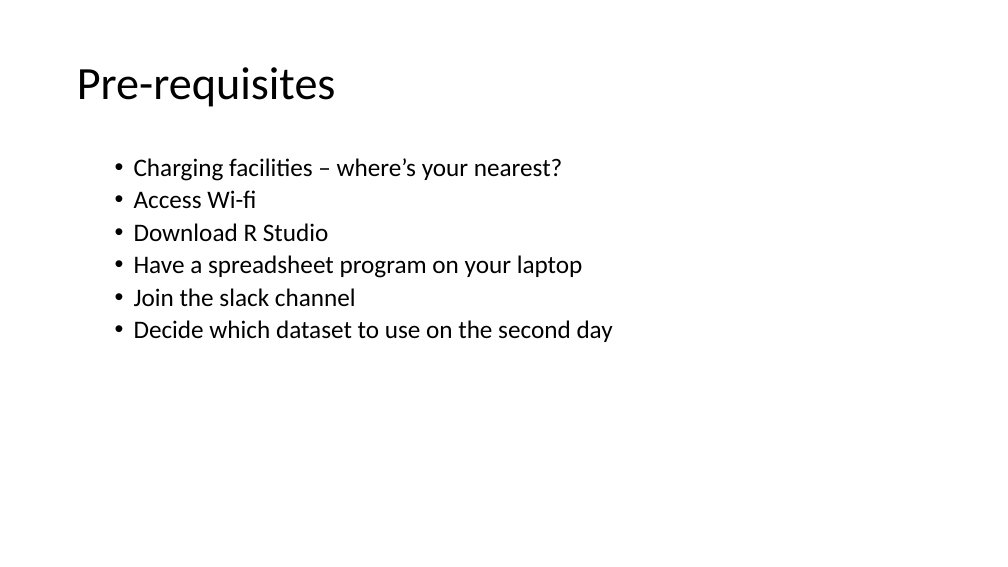
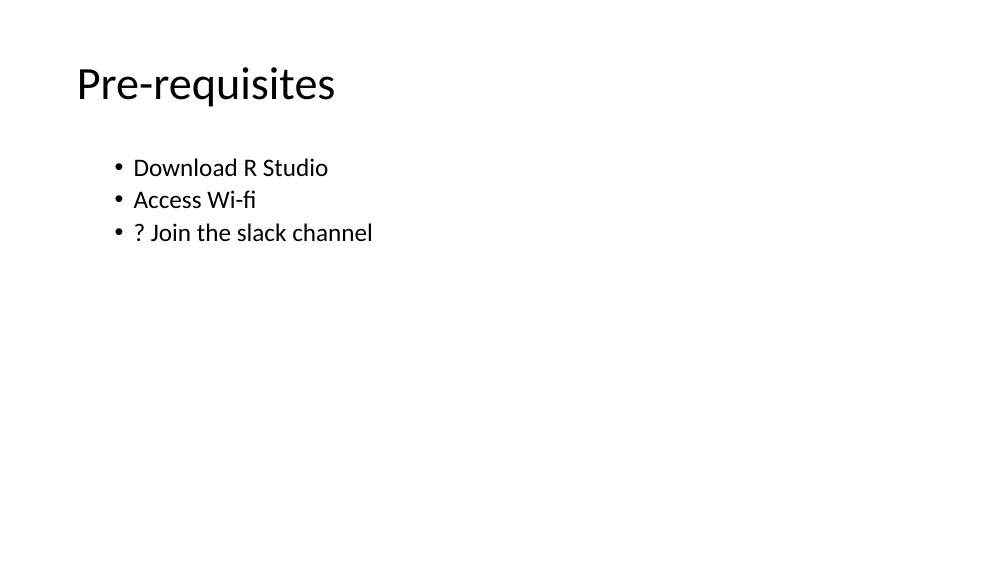
Before and after one commit to uclh-criu/learning-datascience, a slide deck: slide 4 of Workshops/WelcomePresentation.pptx. Drawn at 1008x567 pixels with LibreOffice and Linux fonts; fonts in the diff are those of the drawing. Boxes give left, top, right and bottom in pixels: in the first picture for what was removed or moved away, otherwise in the second. Text is boxed around its words. In the diff, an @@ line names an element or a change of style, - is before the commit and + after.

```diff
--- a/Workshops/WelcomePresentation.pptx
+++ b/Workshops/WelcomePresentation.pptx
@@ text at (134,158,329,176): text changed @@
-  • Charging facilities – where’s your nearest?
+  • Download R Studio
@@ text at (151,223,373,242): text changed @@
-  • Download R Studio
-  • Have a spreadsheet program on your laptop
-  • Join the slack channel
-  • Decide which dataset to use on the second day
+  • ? Join the slack channel
```
Also in this commit, not shown: 3 other slides changed, 1 slide added, 1 slide removed, 27 other files.
